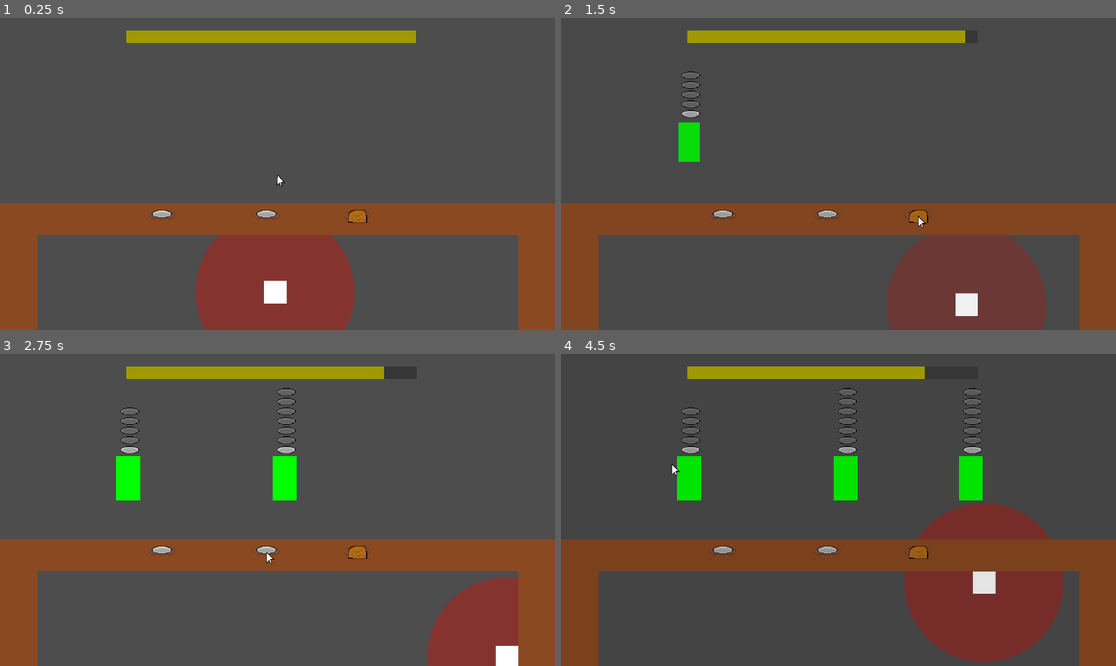
Above: before the commit, frames 1-4 (two rows, left to right).
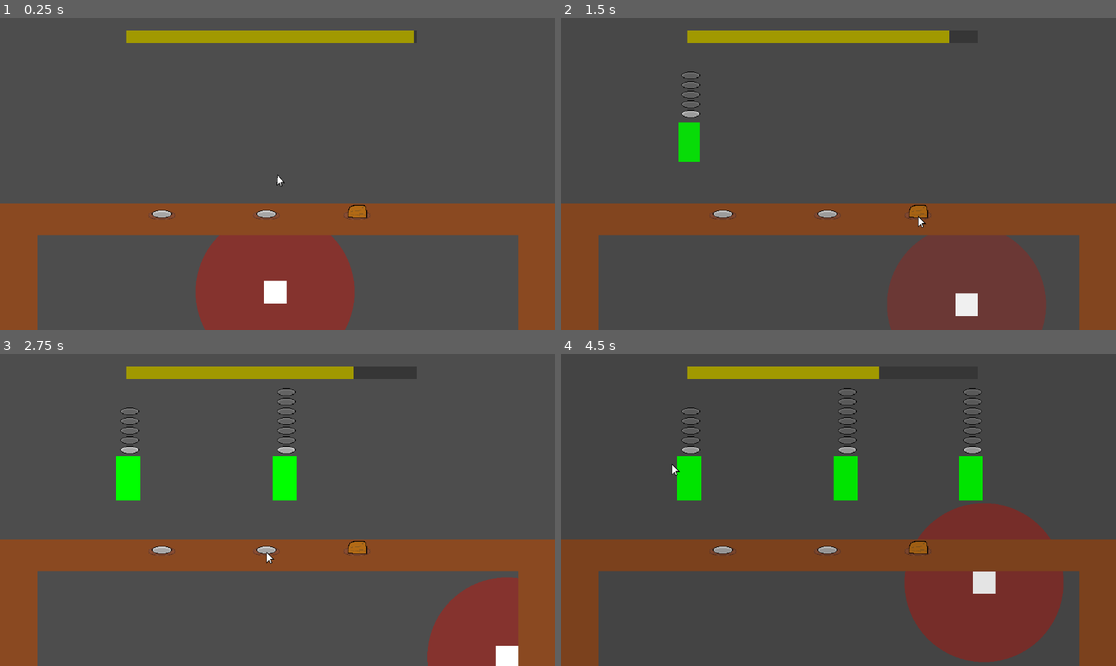
Above: after the commit, the same moments.

Repository: Someoneyeeting/Cookinggame
Game: Godot game, scene res://testscene.tscn
Two runs of this game, one before a commit and one after it. Both use one fixed random seed, a clock stepped at 60 frames per second and the inputs below.
Inputs (mouse positions are in pixels of both pictures, inside the frame that each line leads up to):
- Up to frame 1 (0.25 s): no input
- Up to frame 2 (1.5 s): tap Enter (ui_accept) at 0.5, 0.77 s; move the mouse to (721, 214) at 0.52 s; hold D (right) 0.53-1.28 s; click (721, 214) at 0.6 s; move the mouse to (916, 214) at 1.27 s; hold S (down) from 1.28 s (still down); right-click (916, 214) at 1.35 s
- Up to frame 3 (2.75 s): tap Enter (ui_accept) at 1.52 s; move the mouse to (266, 550) at 2.02 s; release S (down) at 2.03 s; hold D (right) from 2.03 s (still down); hold Shift (sprint) from 2.03 s (still down)
- Up to frame 4 (4.5 s): move the mouse to (810, 572) at 2.77 s; release D (right) at 2.78 s; release Shift (sprint) at 2.78 s; hold W (up) 2.78-3.53 s; click (810, 572) at 2.85 s; tap Enter (ui_accept) at 3.02, 3.77 s; move the mouse to (1005, 556) at 3.52 s; hold Right mouse button (rightc) 3.53-4.28 s; hold A (left) from 3.53 s (still down); move the mouse to (672, 463) at 4.27 s; tap Shift (sprint) at 4.35 s

The runs differ from the first frame. In frame 1, 0.1% of the frame differs, in the area x 62-75%, y 4-66%; in frame 2, 0.2%; in frame 3, 0.4%; in frame 4, 0.5%, in the area x 57-67%, y 4-66%.

Commit message:
plate sfx

Diff:
--- a/hungerbar.gd
+++ b/hungerbar.gd
@@ -8,6 +8,6 @@
 	ogsize = $bar.size.x
 
 func _physics_process(delta: float) -> void:
-	$bar.size.x = lerp(0,ogsize,hunger / 100)
-	hunger -= delta
+	$bar.size.x = lerp($bar.size.x,lerp(0,ogsize,hunger / 100),0.4)
+	hunger -= delta * 5
 	hunger = clamp(hunger,0,100)
--- a/plate.gd
+++ b/plate.gd
@@ -10,11 +10,13 @@
 	if(not is_empty() and items[0].id == -1):
 		return
 	var plate :Sprite2D= PLATE.instantiate()
-	var targpos := $ingridiatns.get_child_count() * -4.32 / scale.x
+	var targpos := $ingridiatns.get_child_count() * -7 / scale.x
 	plate.position.y = targpos - 350
 	var tween = get_tree().create_tween()
-
 	tween.tween_property(plate,"position",Vector2(0,targpos),0.3)
+	tween.finished.connect($land.play)
+	$pick.pitch_scale = randf_range(0.3,1)
+	$pick.play()
 	#tween.set_ease(Tween.EASE_OUT)
 	plate.ind = $ingridiatns.get_child_count()
 	plate.item = item
--- a/plate.tscn
+++ b/plate.tscn
@@ -1,9 +1,16 @@
-[gd_scene load_steps=2 format=3 uid="uid://8wj5cic12r67"]
+[gd_scene load_steps=3 format=3 uid="uid://8wj5cic12r67"]
 
 [ext_resource type="Script" uid="uid://bxhqgsifho4ko" path="res://plate.gd" id="1_uw33f"]
+[ext_resource type="AudioStream" uid="uid://qp8n6hhqp1o6" path="res://assets/audio/laserShoot.wav" id="2_g4jty"]
 
 [node name="plate" type="Node2D"]
 script = ExtResource("1_uw33f")
 
 [node name="ingridiatns" type="Node2D" parent="."]
 z_index = 90
+
+[node name="pick" type="AudioStreamPlayer2D" parent="."]
+stream = ExtResource("2_g4jty")
+
+[node name="land" type="AudioStreamPlayer2D" parent="."]
+volume_db = -8.825
Not shown, added: assets/audio/blipSelect.wav.import
Not shown, added: assets/audio/blipSelect2.wav.import
Not shown, added: assets/audio/click.wav.import
Not shown, added: assets/audio/click2.wav.import
Not shown, added: assets/audio/hitHurt.wav.import
Not shown, added: assets/audio/laserShoot.wav.import
Not shown, added: assets/audio/laserShoot2.wav.import
Binary file changed: chicken.png
Not shown, added: assets/audio/blipSelect.wav
Not shown, added: assets/audio/blipSelect2.wav
Not shown, added: assets/audio/click.wav
Not shown, added: assets/audio/click2.wav
(and 3 more such lines)
